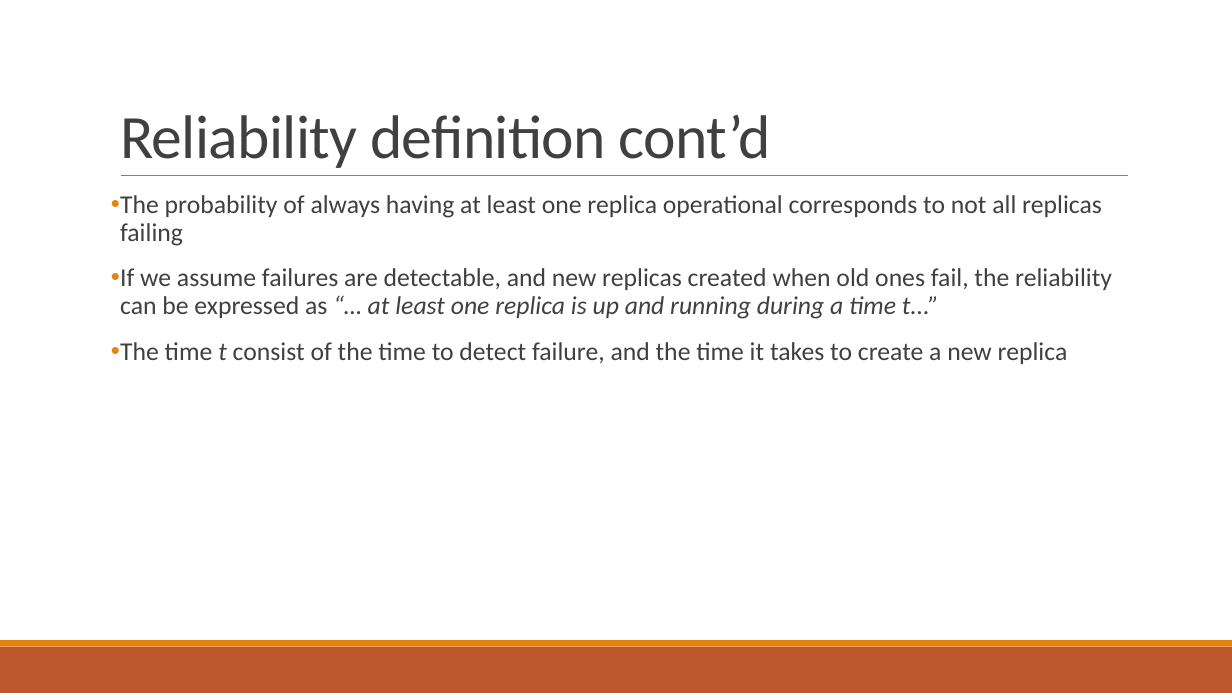
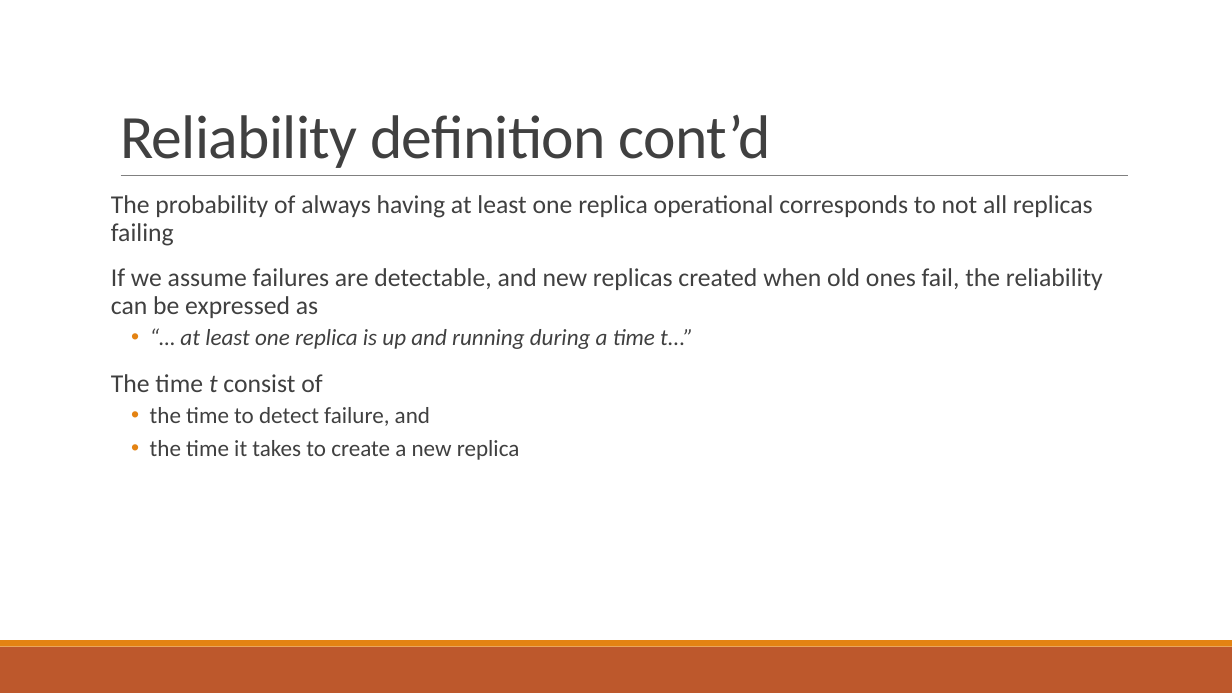
Before and after one commit to PStahl/master_thesis, a slide deck: slide 10 of presentation/presentation2.pptx. Drawn at 1232x693 pixels with LibreOffice and Linux fonts; fonts in the diff are those of the drawing. Boxes give left, top, right and bottom in pixels: in the first picture for what was removed or moved away, otherwise in the second. Text is boxed around its words. In the diff, an @@ line names an element or a change of style, - is before the commit and + after.

```diff
--- a/presentation/presentation2.pptx
+++ b/presentation/presentation2.pptx
@@ text at (111,195,1093,246): bullet • to none @@
@@ text at (111,268,1103,460): text changed @@
-• If we assume failures are detectable, and new replicas created when old ones fail, the reliability can be expressed as “… at least one replica is up and running during a time t...”
-• The time t consist of the time to detect failure, and the time it takes to create a new replica
+If we assume failures are detectable, and new replicas created when old ones fail, the reliability can be expressed as
+  • “… at least one replica is up and running during a time t...”
+The time t consist of
+  • the time to detect failure, and
+  • the time it takes to create a new replica
```
Also in this commit, not shown: 21 other slides changed, 1 slide added, 5 slides removed.
